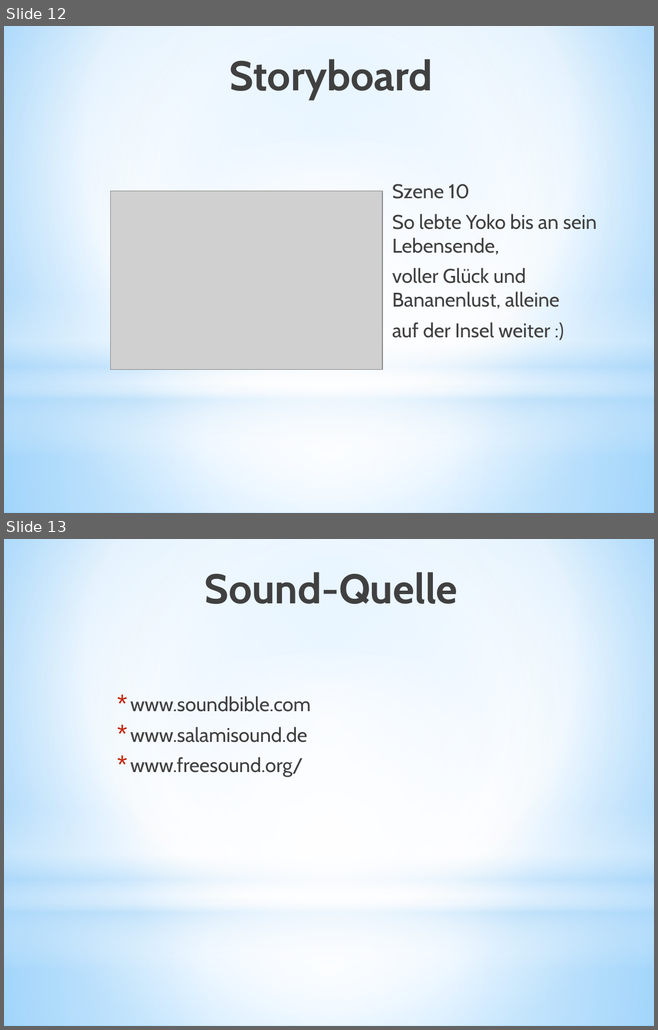
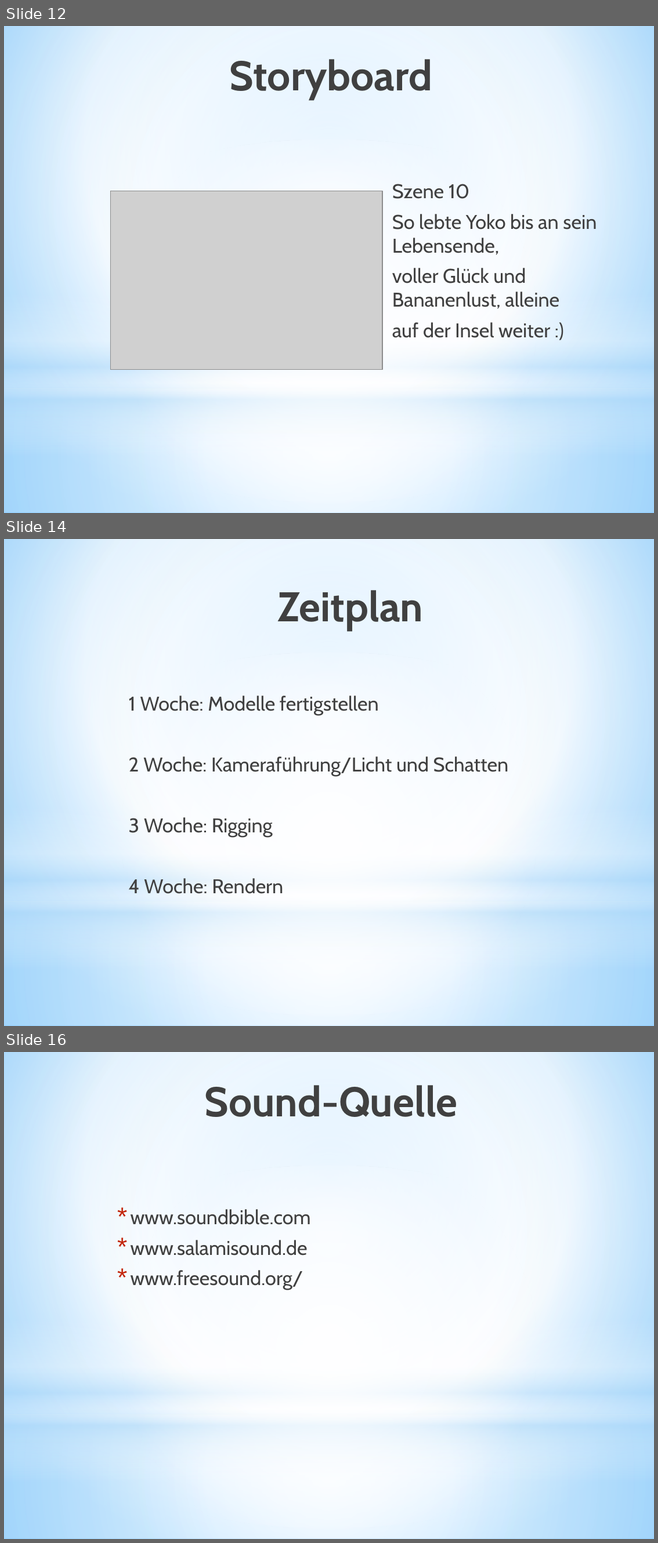
Before and after one commit to Mel-tem/51-MOE-3D, a slide deck: Präsentationen/01 Planungsphase/Planungspraesentation_MeltemOezkul_MOE_51.pptx. Shown one above the other, each under a label of ours: slides 12 and 13 before the commit, slides 12, 14 and 16 after it; the slides between them are not shown. The pictures are 658x1030 and 658x1543 pixels, drawn with LibreOffice and Linux fonts; fonts in the diff are those of the drawing; grey boxes stand for pictures. Boxes give left, top, right and bottom in pixels: in the first picture for what was removed or moved away, otherwise in the second. Text is boxed around its words. In the diff, an @@ line names an element or a change of style, - is before the commit and + after.

Commit message:
Aenderung von letzter Woche

```diff
--- a/Präsentationen/01 Planungsphase/Planungspraesentation_MeltemOezkul_MOE_51.pptx
+++ b/Präsentationen/01 Planungsphase/Planungspraesentation_MeltemOezkul_MOE_51.pptx
@@ slide 14 added at (4,539,654,1026), background gradient #9ED5FF to #FFFFFF to #5BB9FF; not listed: 4 template elements that a slide beside it also shows @@
@@ title added at (277,590,423,631), 46 pt, text gradient #000000 to #404040 to #212745, bold @@
+Zeitplan
@@ text added at (129,696,509,894), 22 pt, text #404040 @@
+1 Woche: Modelle fertigstellen
+2 Woche: Kameraführung/Licht und Schatten
+3 Woche: Rigging
+4 Woche: Rendern
@@ what was slide 13 is now slide 16 @@
```
Also in this commit, not shown: 1 slide changed, 2 other slides added, 16 other files.
